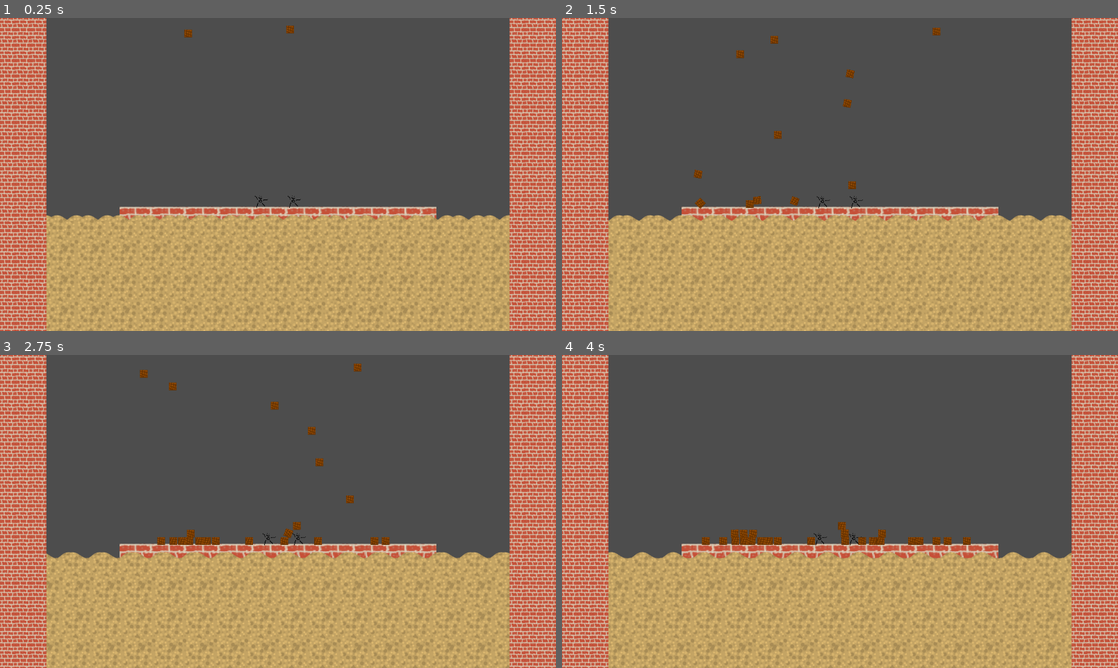
Above: before the commit, frames 1-4 (two rows, left to right).
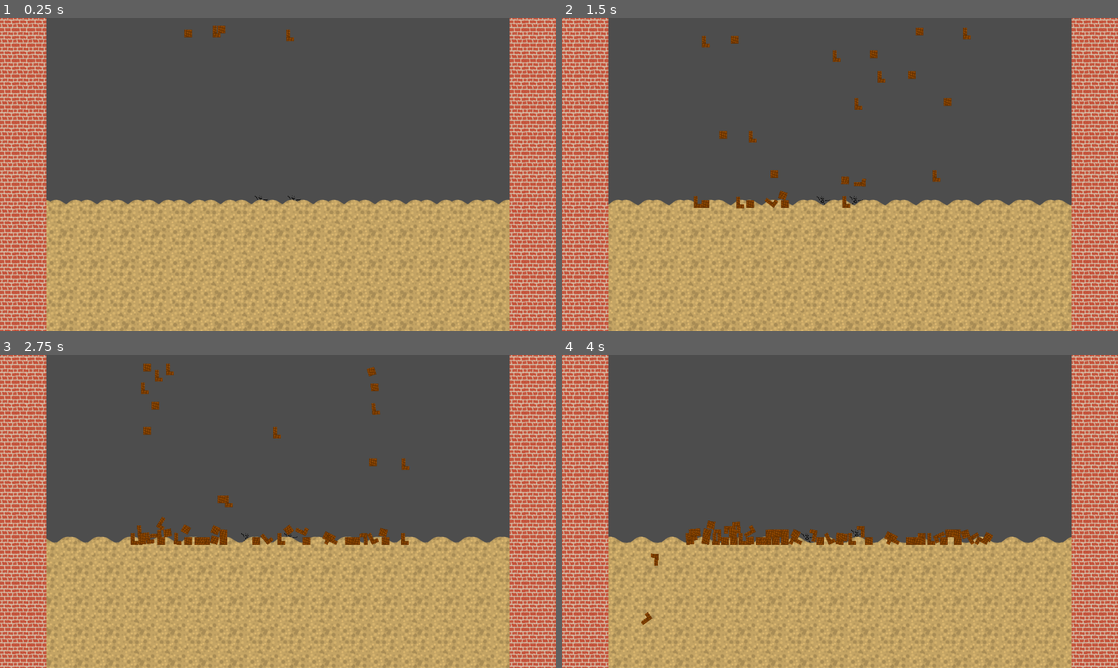
Above: after the commit, the same moments.

Repository: atomazu/quicksand
Game: Godot game, scene res://scenes/stage.tscn
Same seed, same stepped clock (60 frames per second), same inputs: the game is played once before the commit and once after it.
Inputs:
- Up to frame 1 (0.25 s): no input
- Up to frame 2 (1.5 s): no input
- Up to frame 3 (2.75 s): no input
- Up to frame 4 (4 s): no input

The runs differ from the first frame. In frame 1, 12% of the frame differs, in the area x 8-92%, y 2-100%; in frame 2, 12%; in frame 3, 13%; in frame 4, 12%.

Commit message:
added scenen for box stuff

Diff:
--- /dev/null
+++ b/entities/box_L.tscn
@@ -0,0 +1,15 @@
+[gd_scene format=3 uid="uid://0rpmxvwp7m76"]
+
+[ext_resource type="Texture2D" uid="uid://ble37p17i5fww" path="res://assets/box_L.png" id="1_ykby6"]
+
+[node name="Box" type="Node2D" unique_id=2128368420]
+
+[node name="RigidBody2D" type="RigidBody2D" parent="." unique_id=15681418]
+
+[node name="CollisionShape2D" type="CollisionPolygon2D" parent="RigidBody2D" unique_id=9147987]
+polygon = PackedVector2Array(0, -8, -8, -8, -8, 16, 8, 16, 8, 8, 0, 8)
+
+[node name="Sprite2D" type="Sprite2D" parent="RigidBody2D" unique_id=915361800]
+texture_filter = 1
+position = Vector2(8, 8)
+texture = ExtResource("1_ykby6")
--- /dev/null
+++ b/entities/box_s.tscn
@@ -0,0 +1,15 @@
+[gd_scene format=3 uid="uid://diydkg1lyb6s1"]
+
+[ext_resource type="Texture2D" uid="uid://ble37p17i5fww" path="res://assets/box_L.png" id="1_gc7hg"]
+
+[node name="Box" type="Node2D" unique_id=2128368420]
+
+[node name="RigidBody2D" type="RigidBody2D" parent="." unique_id=15681418]
+
+[node name="CollisionShape2D" type="CollisionPolygon2D" parent="RigidBody2D" unique_id=9147987]
+polygon = PackedVector2Array(0, -8, -8, -8, -8, 16, 8, 16, 8, 8, 0, 8)
+
+[node name="Sprite2D" type="Sprite2D" parent="RigidBody2D" unique_id=915361800]
+texture_filter = 1
+position = Vector2(8, 8)
+texture = ExtResource("1_gc7hg")
--- a/scenes/stage.tscn
+++ b/scenes/stage.tscn
@@ -5,20 +5,23 @@
 [ext_resource type="Script" uid="uid://1nw2i0ardlwb" path="res://entity.gd" id="2_2so7o"]
 [ext_resource type="PackedScene" uid="uid://cfc7gsvvndlj2" path="res://scenes/platform.tscn" id="3_kewym"]
 [ext_resource type="Resource" uid="uid://dbq7l7q1tvt5i" path="res://entities/box.tres" id="3_st0q7"]
-[ext_resource type="PackedScene" uid="uid://qxwvb53t8nbx" path="res://scenes/quicksand.tscn" id="7_1hwpr"]
+[ext_resource type="PackedScene" uid="uid://0rpmxvwp7m76" path="res://entities/box_L.tscn" id="4_1hwpr"]
+[ext_resource type="PackedScene" uid="uid://qxwvb53t8nbx" path="res://scenes/quicksand.tscn" id="6_2so7o"]
 [ext_resource type="PackedScene" uid="uid://baw2uogbluxwt" path="res://scenes/background.tscn" id="7_st0q7"]
+
+[sub_resource type="Resource" id="Resource_st0q7"]
+script = ExtResource("2_2so7o")
+scene = ExtResource("4_1hwpr")
+metadata/_custom_type_script = "uid://1nw2i0ardlwb"
 
 [node name="Stage" type="Node2D" unique_id=435293471]
 
 [node name="Spawner" type="Node" parent="." unique_id=2051337331 node_paths=PackedStringArray("spawn_container")]
 script = ExtResource("1_6c5u0")
 spawn_container = NodePath("..")
-entities = Array[ExtResource("2_2so7o")]([ExtResource("3_st0q7")])
+entities = Array[ExtResource("2_2so7o")]([ExtResource("3_st0q7"), SubResource("Resource_st0q7")])
 spawn_height = -300.0
 spawn_width = 300.0
-
-[node name="Platform" parent="." unique_id=210535174 instance=ExtResource("3_kewym")]
-position = Vector2(0, 100)
 
 [node name="Player" parent="." unique_id=381838707 instance=ExtResource("1_8rem4")]
 position = Vector2(-36, 40)
@@ -32,9 +35,12 @@
 action_move_right = "p2_move_right"
 action_jump = "p2_jump"
 
-[node name="Quicksand" parent="." unique_id=1548066918 instance=ExtResource("7_1hwpr")]
-position = Vector2(2, 186)
-
 [node name="Camera2D" type="Camera2D" parent="." unique_id=762059606]
 
+[node name="Platform" parent="." unique_id=210535174 instance=ExtResource("3_kewym")]
+position = Vector2(0, 100)
+
+[node name="Area2D" parent="." unique_id=1548066918 instance=ExtResource("6_2so7o")]
+position = Vector2(0, 154)
+
 [node name="Background" parent="." unique_id=1604025533 instance=ExtResource("7_st0q7")]
